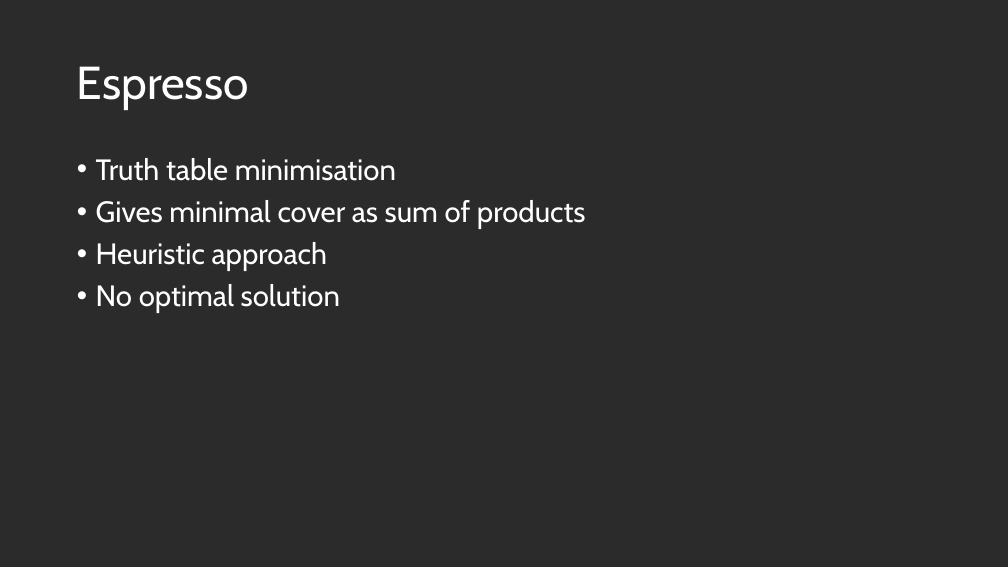
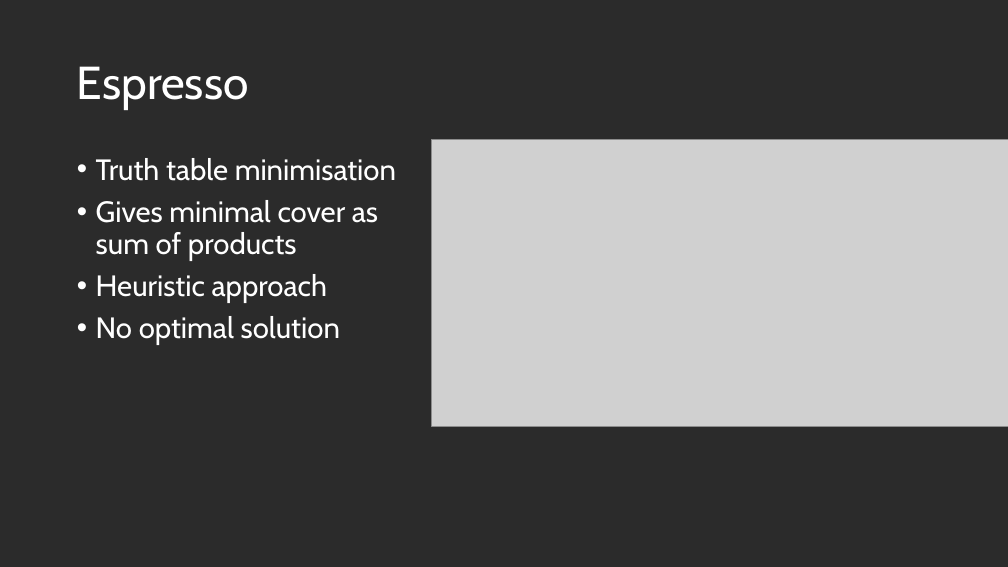
Before and after one commit to us-ja/GWAS_Internship_2025, a slide deck: slide 8 of Presentation/End_of_internship.pptx (slide 7 before the commit). Drawn at 1008x567 pixels with LibreOffice and Linux fonts; fonts in the diff are those of the drawing; grey boxes stand for pictures; background and template pictures are left out; a plain dark background stands for a picture behind light text. Boxes give left, top, right and bottom in pixels: in the first picture for what was removed or moved away, otherwise in the second. Text is boxed around its words. In the diff, an @@ line names an element or a change of style, - is before the commit and + after.

```diff
--- a/Presentation/End_of_internship.pptx
+++ b/Presentation/End_of_internship.pptx
@@ picture added at box(432, 140, 1008, 426) @@
@@ text "Truth table minimisation" rewrapped from box(96, 158, 586, 313) to box(96, 158, 396, 345) @@
```
Also in this commit, not shown: 6 other slides changed, 3 slides added, 2 slides removed.
